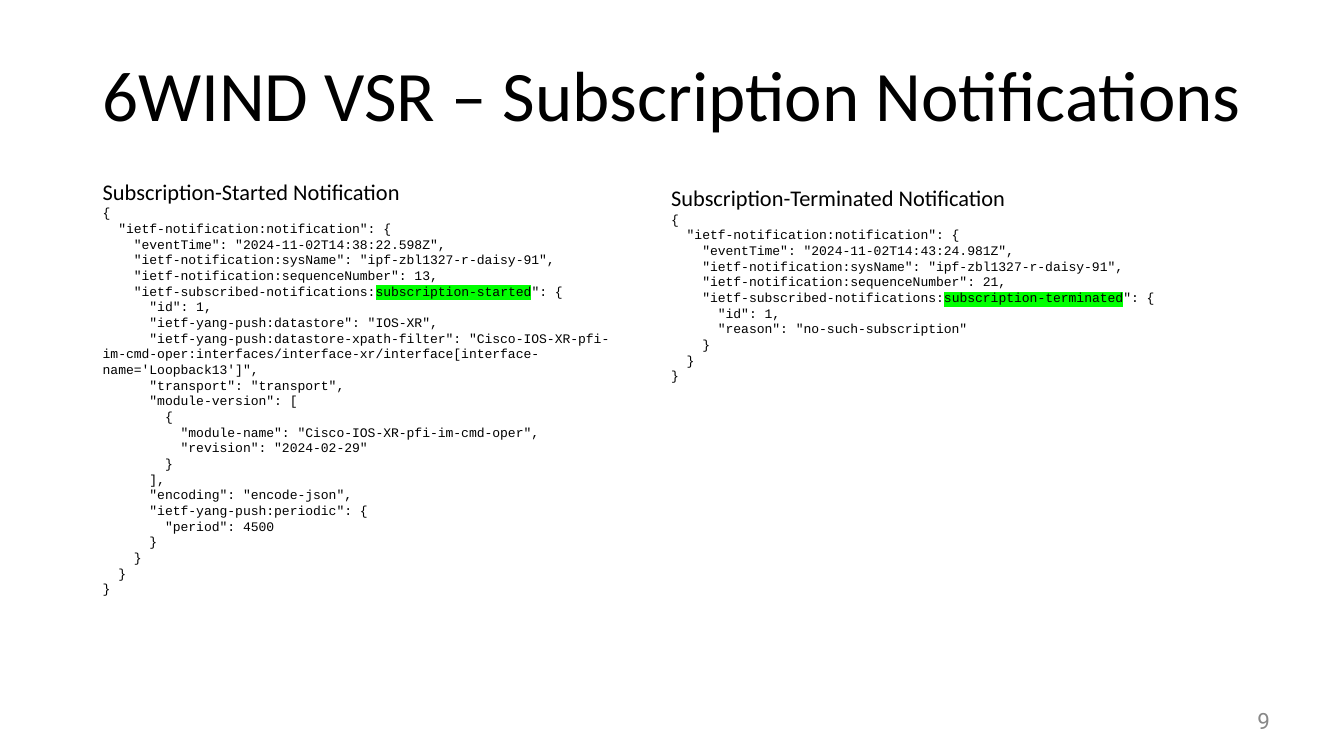
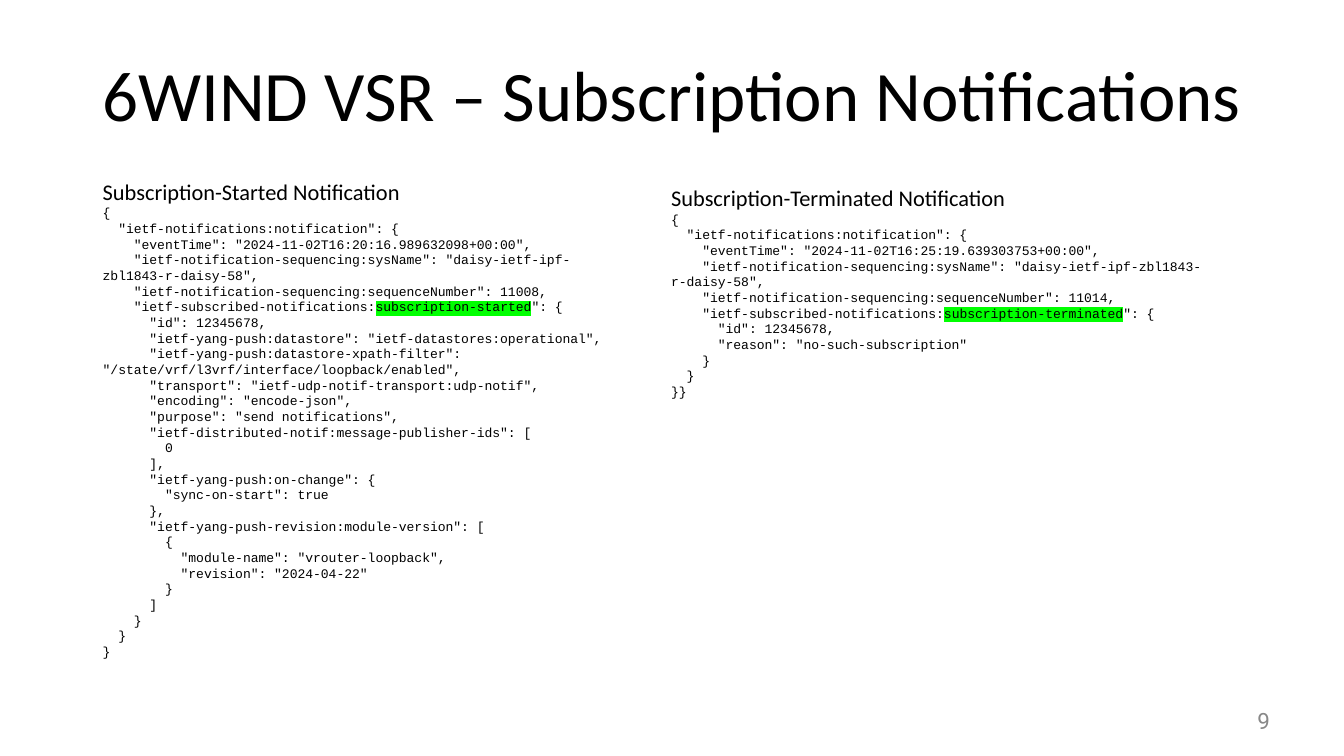
Before and after one commit to network-analytics/ietf-network-analytics-document-status, a slide deck: slide 9 of 121/Hackathon/ietf-121-hackathon-validate-yang-push-publisher.pptx. Drawn at 1344x756 pixels with LibreOffice and Linux fonts; fonts in the diff are those of the drawing. Boxes give left, top, right and bottom in pixels: in the first picture for what was removed or moved away, otherwise in the second. Text is boxed around its words. In the diff, an @@ line names an element or a change of style, - is before the commit and + after.

```diff
--- a/121/Hackathon/ietf-121-hackathon-validate-yang-push-publisher.pptx
+++ b/121/Hackathon/ietf-121-hackathon-validate-yang-push-publisher.pptx
@@ text at <box>103,184,602,578</box>: paragraph removed @@
-}
@@ text at <box>671,190,1201,352</box>: text changed @@
-}
+}}
@@ text at <box>103,224,571,299</box>: text changed @@
-"ietf-notification:notification": {
-"eventTime": "2024-11-02T14:38:22.598Z",
-"ietf-notification:sysName": "ipf-zbl1327-r-daisy-91",
-"ietf-notification:sequenceNumber": 13,
+"ietf-notifications:notification": {
+"eventTime": "2024-11-02T16:20:16.989632098+00:00",
+"ietf-notification-sequencing:sysName": "daisy-ietf-ipf-zbl1843-r-daisy-58",
+"ietf-notification-sequencing:sequenceNumber": 11008,
@@ text at <box>671,230,1201,305</box>: text changed @@
-"ietf-notification:notification": {
-"eventTime": "2024-11-02T14:43:24.981Z",
-"ietf-notification:sysName": "ipf-zbl1327-r-daisy-91",
-"ietf-notification:sequenceNumber": 21,
+"ietf-notifications:notification": {
+"eventTime": "2024-11-02T16:25:19.639303753+00:00",
+"ietf-notification-sequencing:sysName": "daisy-ietf-ipf-zbl1843-r-daisy-58",
+"ietf-notification-sequencing:sequenceNumber": 11014,
@@ text at <box>103,318,602,534</box>: text changed @@
-"id": 1,
-"ietf-yang-push:datastore": "IOS-XR",
-"ietf-yang-push:datastore-xpath-filter": "Cisco-IOS-XR-pfi-im-cmd-oper:interfaces/interface-xr/interface[interface-name='Loopback13']",
-"transport": "transport",
-"module-version": [
+"id": 12345678,
+"ietf-yang-push:datastore": "ietf-datastores:operational",
+"ietf-yang-push:datastore-xpath-filter": "/state/vrf/l3vrf/interface/loopback/enabled",
+"transport": "ietf-udp-notif-transport:udp-notif",
+"encoding": "encode-json",
+"purpose": "send notifications",
+"ietf-distributed-notif:message-publisher-ids": [
+0
+],
+"ietf-yang-push:on-change": {
+"sync-on-start": true
+},
+"ietf-yang-push-revision:module-version": [
@@ text at <box>718,324,835,336</box>: text changed @@
-"id": 1,
+"id": 12345678,
@@ text at <box>149,490,352,534</box>: text changed @@
-],
-"encoding": "encode-json",
-"ietf-yang-push:periodic": {
-"period": 4500
+]
@@ text at <box>181,553,446,578</box>: text changed @@
-"module-name": "Cisco-IOS-XR-pfi-im-cmd-oper",
-"revision": "2024-02-29"
+"module-name": "vrouter-loopback",
+"revision": "2024-04-22"
```
Also in this commit, not shown: 3 other slides changed, 1 other file.
